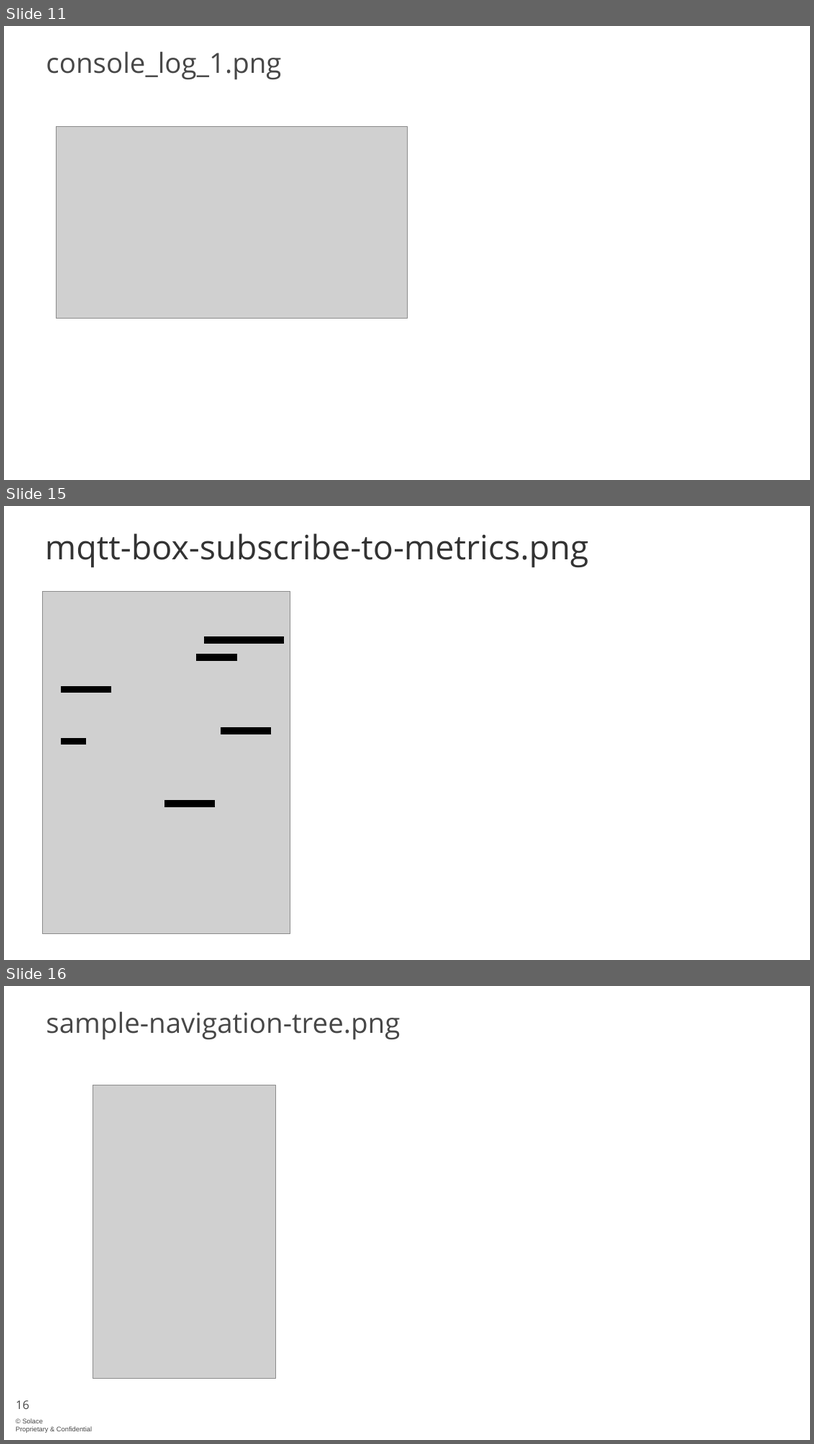
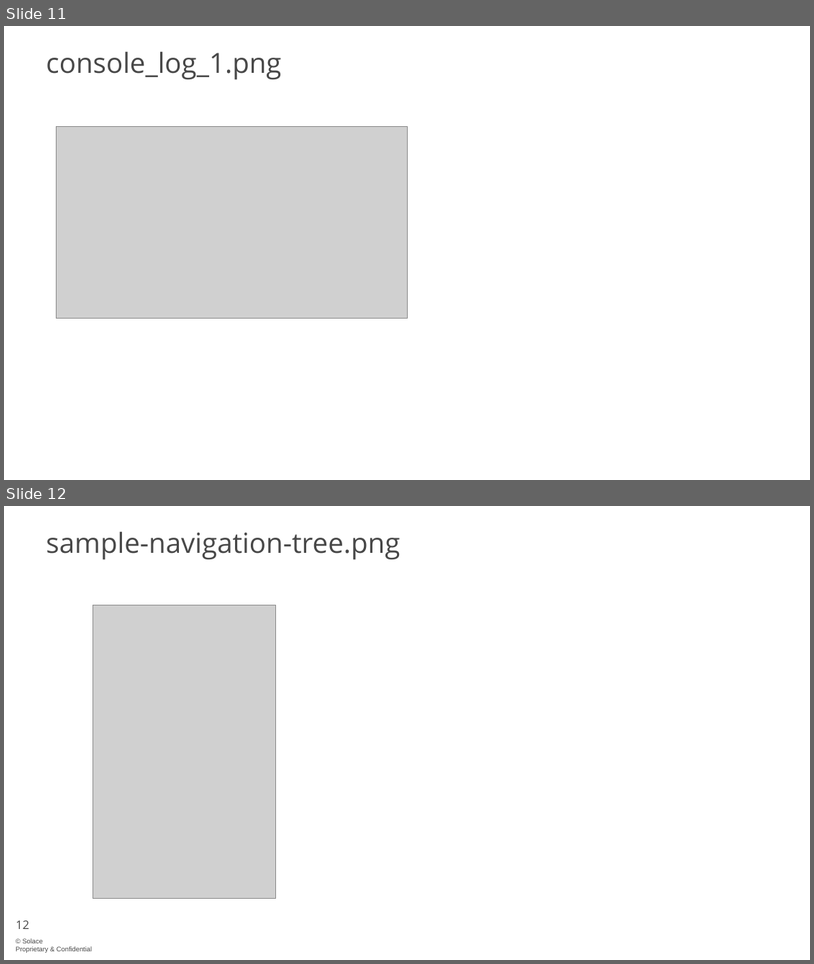
Before and after one commit to solace-iot-team/Bosch-IoT-Showcase, a slide deck: doc/images/Bosch-IoT-Showcase-picture-source.pptx. Shown one above the other, each under a label of ours: slides 11, 15 and 16 before the commit, slides 11 and 12 after it; the slides between them are not shown. The pictures are 814x1444 and 814x964 pixels, drawn with LibreOffice and Linux fonts; fonts in the diff are those of the drawing; grey boxes stand for pictures; background and template pictures are left out. Boxes give left, top, right and bottom in pixels: in the first picture for what was removed or moved away, otherwise in the second. Text is boxed around its words. In the diff, an @@ line names an element or a change of style, - is before the commit and + after.

```diff
--- a/doc/images/Bosch-IoT-Showcase-picture-source.pptx
+++ b/doc/images/Bosch-IoT-Showcase-picture-source.pptx
@@ slide 15 removed at (4, 506, 810, 960), background #FFFFFF @@
@@ title removed at (45, 533, 589, 567) @@
-mqtt-box-subscribe-to-metrics.png
@@ group removed at (42, 591, 290, 934): 6 lines, 1 picture @@
@@ what was slide 16 is now slide 12 @@
@@ page number at (16, 920, 29, 929): text changed @@
-16
+12
```
Also in this commit, not shown: 1 slide changed, 3 other slides removed, 4 other files.
